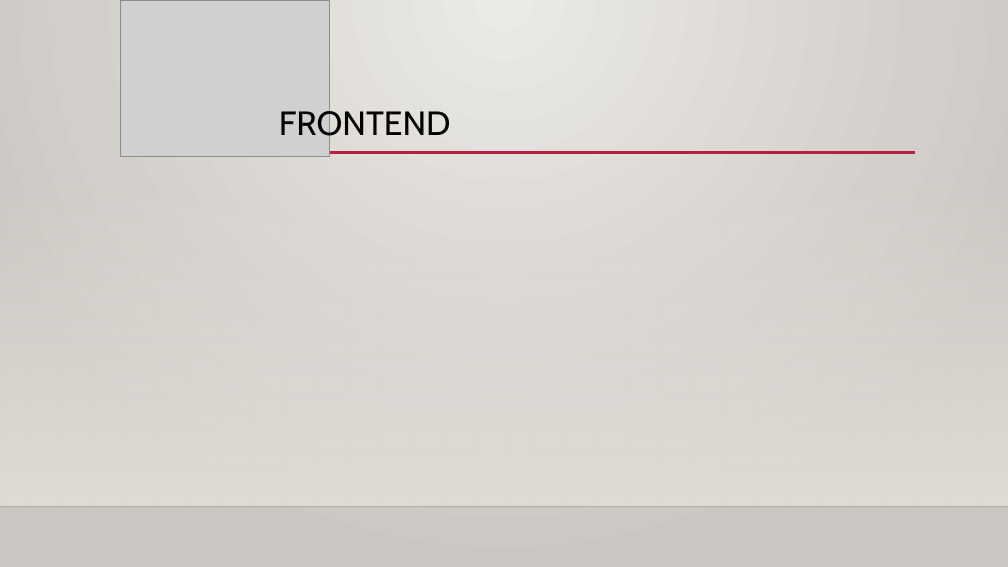
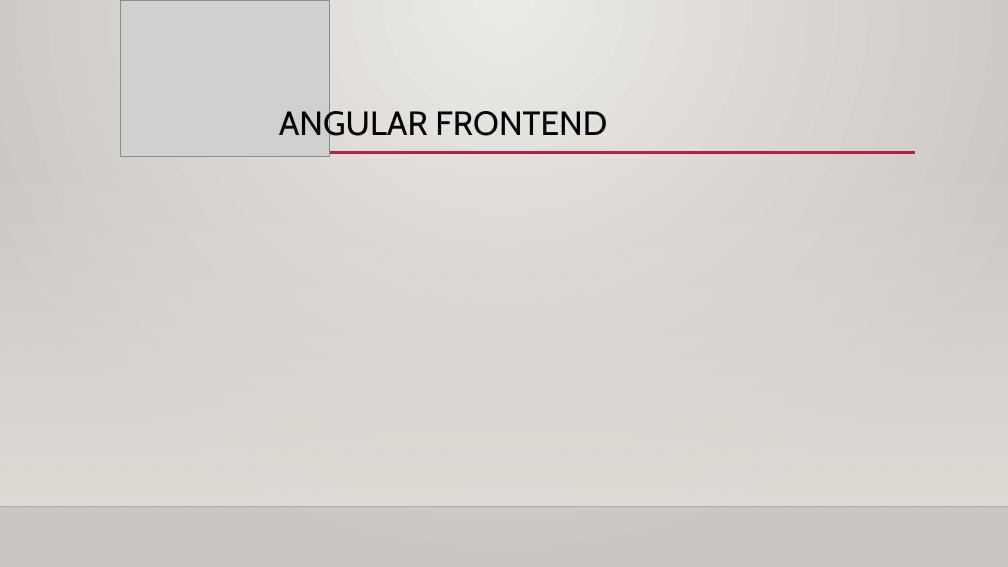
Before and after one commit to AndiSelinger/Bike-Shop, a slide deck: slide 15 of projectfiles/Präsentation/Bike-ShopPräsentation.pptx (slide 14 before the commit). Drawn at 1008x567 pixels with LibreOffice and Linux fonts; fonts in the diff are those of the drawing; grey boxes stand for pictures; background and template pictures are left out. Boxes give left, top, right and bottom in pixels: in the first picture for what was removed or moved away, otherwise in the second. Text is boxed around its words. In the diff, an @@ line names an element or a change of style, - is before the commit and + after.

Commit message:
updated presentation

```diff
--- a/projectfiles/Präsentation/Bike-ShopPräsentation.pptx
+++ b/projectfiles/Präsentation/Bike-ShopPräsentation.pptx
@@ title at box(279, 107, 607, 143): text changed @@
-FRONTEND
+ANGULAR FRONTEND
```
Also in this commit, not shown: 3 other slides changed, 1 slide added, 2 slides removed.
